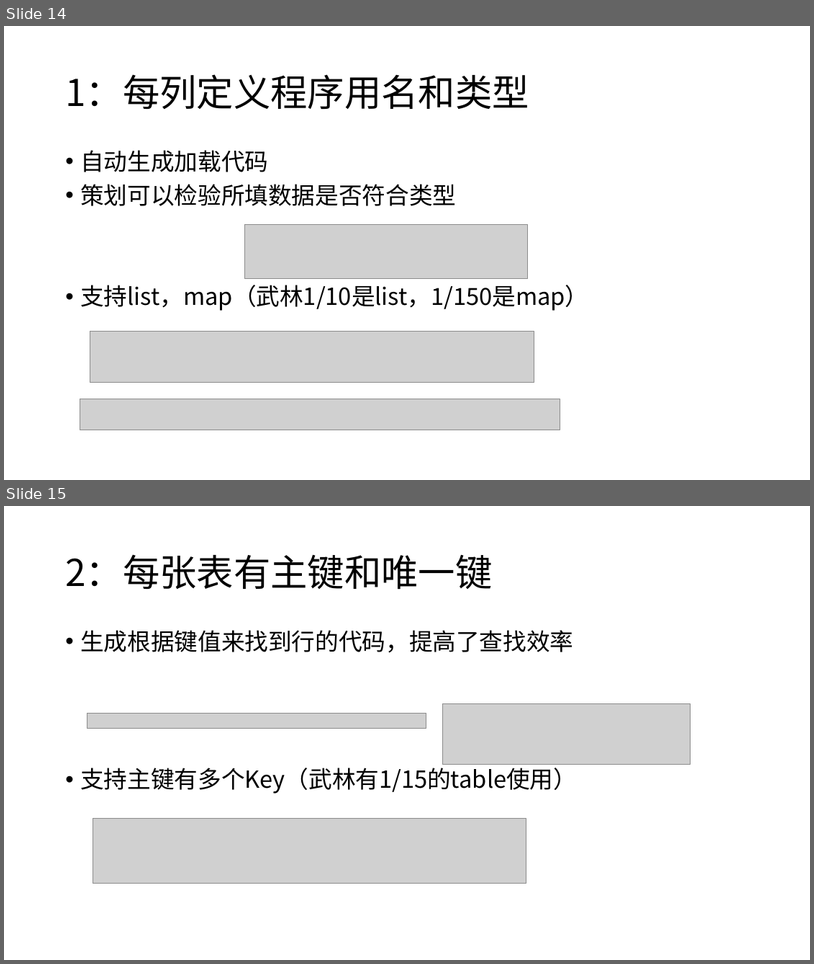
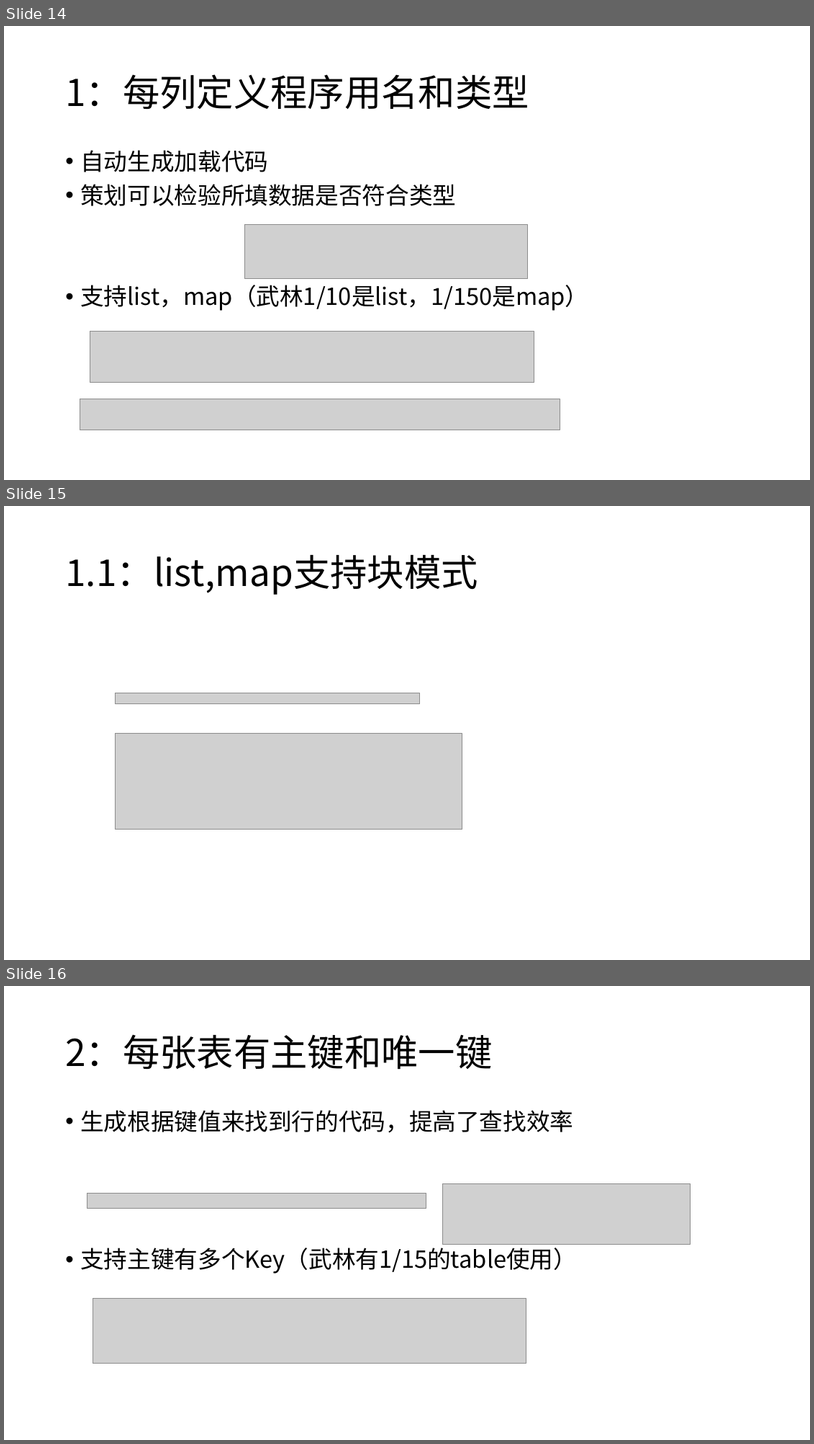
Before and after one commit to stallboy/configgen, a slide deck: docs/策划配置系统.pptx. Shown one above the other, each under a label of ours: slides 14 and 15 before the commit, slides 14, 15 and 16 after it. The pictures are 814x964 and 814x1444 pixels, drawn with LibreOffice and Linux fonts; fonts in the diff are those of the drawing; grey boxes stand for pictures. Boxes give left, top, right and bottom in pixels: in the first picture for what was removed or moved away, otherwise in the second. Text is boxed around its words. In the diff, an @@ line names an element or a change of style, - is before the commit and + after.

Commit message:
支持list，map的块模式，lua的emmylua注解完备

```diff
--- a/docs/策划配置系统.pptx
+++ b/docs/策划配置系统.pptx
@@ slide 15 added at <box>4,506,810,960</box>, background #FFFFFF @@
@@ title added at <box>65,555,478,595</box>, 44 pt, text #000000 @@
+1.1：list,map支持块模式
@@ picture added at <box>116,692,420,704</box> @@
@@ picture added at <box>116,733,463,829</box> @@
@@ what was slide 15 is now slide 16 @@
```
Also in this commit, not shown: 1 slide changed, 32 other files.
